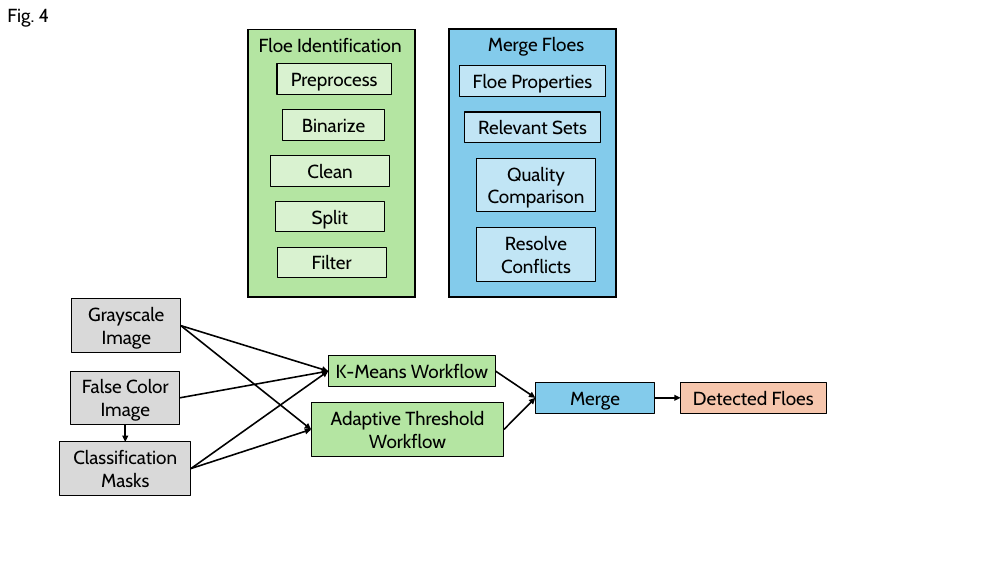
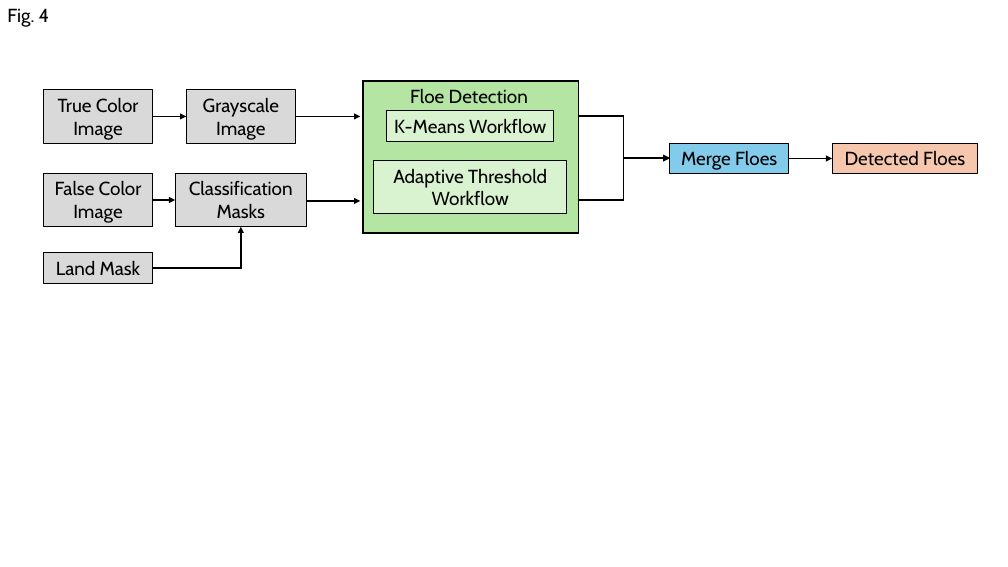
Before and after one commit to danielmwatkins/calval_tgrs, a slide deck: slide 4 of docs/paper_figures.pptx. Drawn at 1008x567 pixels with LibreOffice and Linux fonts; fonts in the diff are those of the drawing. Boxes give left, top, right and bottom in pixels: in the first picture for what was removed or moved away, otherwise in the second. Text is boxed around its words. In the diff, an @@ line names an element or a change of style, - is before the commit and + after.

```diff
--- a/docs/paper_figures.pptx
+++ b/docs/paper_figures.pptx
@@ group removed at bbox=[460, 37, 606, 281]: 4 rectangles, 1 text @@
-Relevant Sets
-Floe Properties
-Resolve Conflicts
-Quality Comparison
-Merge Floes
@@ rectangle: place and size @@
-rectangle at bbox=[449, 29, 616, 297]
+rectangle at bbox=[363, 81, 579, 234]
@@ rectangle at bbox=[363, 81, 579, 234]: fill #83CBEB to #B4E5A2 @@
@@ rectangle "Grayscale Image": place and size @@
-rectangle "Grayscale Image" at bbox=[72, 299, 181, 352]
+rectangle "Grayscale Image" at bbox=[186, 90, 295, 144]
@@ rectangle "K-Means Workflow": place and size @@
-rectangle "K-Means Workflow" at bbox=[328, 356, 495, 386]
+rectangle "K-Means Workflow" at bbox=[386, 110, 554, 141]
@@ rectangle "K-Means Workflow" at bbox=[386, 110, 554, 141]: fill #B4E5A2 to #D9F2D0 @@
@@ rectangle "Merge Floes": place and size @@
-rectangle "Merge Floes" at bbox=[535, 383, 655, 413]
+rectangle "Merge Floes" at bbox=[669, 143, 789, 173]
@@ rectangle "Detected Floes": place and size @@
-rectangle "Detected Floes" at bbox=[681, 383, 827, 413]
+rectangle "Detected Floes" at bbox=[833, 143, 979, 173]
@@ rectangle "False Color": place and size @@
-rectangle "False Color" at bbox=[71, 371, 180, 425]
+rectangle "False Color" at bbox=[44, 173, 153, 227]
@@ rectangle "Classification Masks": place and size @@
-rectangle "Classification Masks" at bbox=[60, 442, 191, 495]
+rectangle "Classification Masks" at bbox=[175, 173, 307, 227]
@@ rectangle "Adaptive Threshold Workflow": place and size @@
-rectangle "Adaptive Threshold Workflow" at bbox=[312, 403, 504, 457]
+rectangle "Adaptive Threshold Workflow" at bbox=[374, 160, 566, 214]
@@ rectangle "Adaptive Threshold Workflow" at bbox=[374, 160, 566, 214]: fill #B4E5A2 to #D9F2D0 @@
@@ group added at bbox=[44, 89, 669, 284]: 3 arrows, 3 elbow arrows, 2 rectangles, 1 text @@
+Floe Detection
+True Color Image
+Land Mask
@@ text in rectangle at bbox=[681, 151, 777, 170]: text changed @@
-Merge
+Merge Floes
@@ arrow moved from (655, 398) - (681, 398) to (789, 159) - (833, 159) @@
@@ arrow moved from (126, 425) - (126, 442) to (153, 200) - (175, 200) @@
@@ group removed at bbox=[248, 29, 415, 297]: 6 rectangles, 1 text @@
-ç
-Binarize
-Clean
-Split
-Floe Identification
-Preprocess
-Filter
@@ arrow removed from (181, 326) to (328, 371) @@
@@ arrow removed from (181, 326) to (312, 430) @@
@@ arrow removed from (180, 398) to (328, 371) @@
@@ arrow removed from (191, 469) to (328, 371) @@
@@ arrow removed from (496, 371) to (535, 398) @@
@@ arrow removed from (504, 430) to (535, 398) @@
@@ arrow removed from (191, 469) to (312, 430) @@
```
Also in this commit, not shown: 4 other files.
